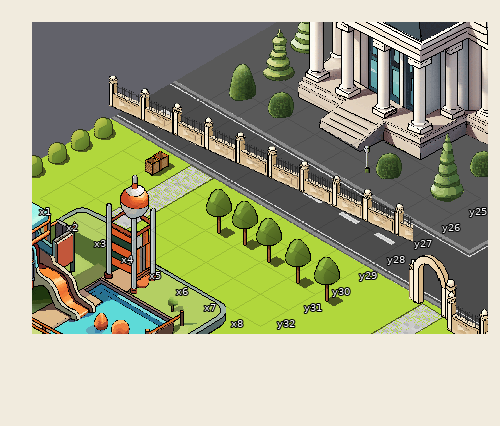
One commit to this Tiled map: CityMap.tmx. The first picture shows the starting point.
Cells are 55x32 px. Isometric: x runs down to the right, y down to the left. Shown: x 1..8, y 25..32.
After:
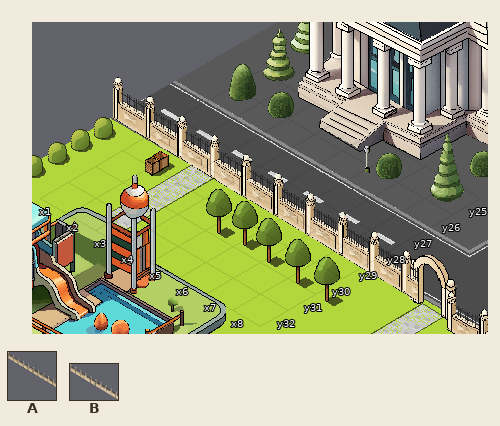
Key: from "GardenAssets": A 11 "GardenAssets000012", B 14 "GardenAssets000012".
Objects are placed by the point they stand on, in cells (3,4 is the top-left corner of cell 3,4); size is 1x1 cell unless given.
Edits made:
Layer "objectLayer":
added: B "GardenAssets000012" at 8.4,32.2 size 5.5x7.1
removed: A "GardenAssets000012" at 8.3,32.3 size 5.5x7.1
Where, in picture pixels (left, top, right, bottom), the same in both pictures:
changed: (109, 76, 418, 301)
